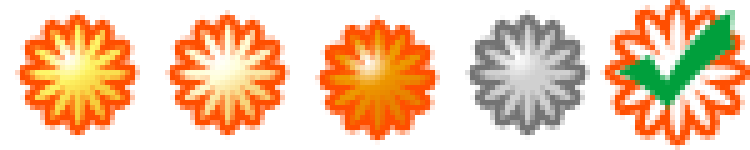
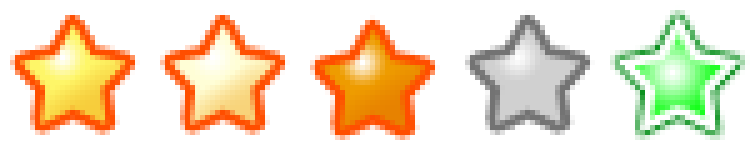
Layer changes from the first w=750, h=150 image to the second:
removed layer "Фигура 1 (копия)" from group "jane (копия)" over [615, 10, 735, 110]
painted on "Фигура 2 (копия) 3" over [610, 5, 745, 140]
painted on "Фигура 2 (копия) 2" over [320, 25, 430, 135]
painted on "Фигура 2 (копия)" over [170, 20, 280, 130]
painted on "Фигура 2" over [20, 20, 130, 130]
painted on "Фигура 2 (копия) 4" over [475, 20, 585, 130]
